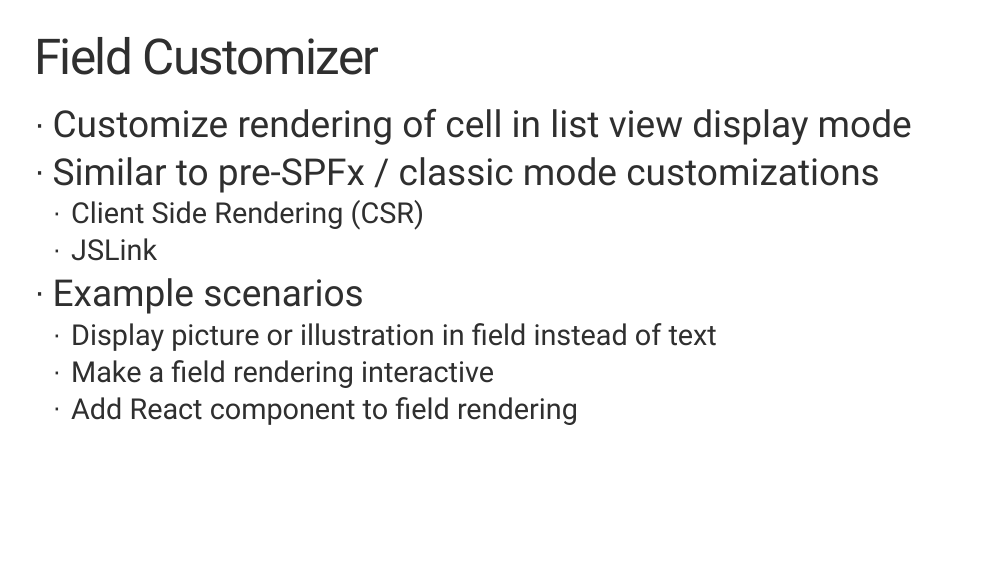
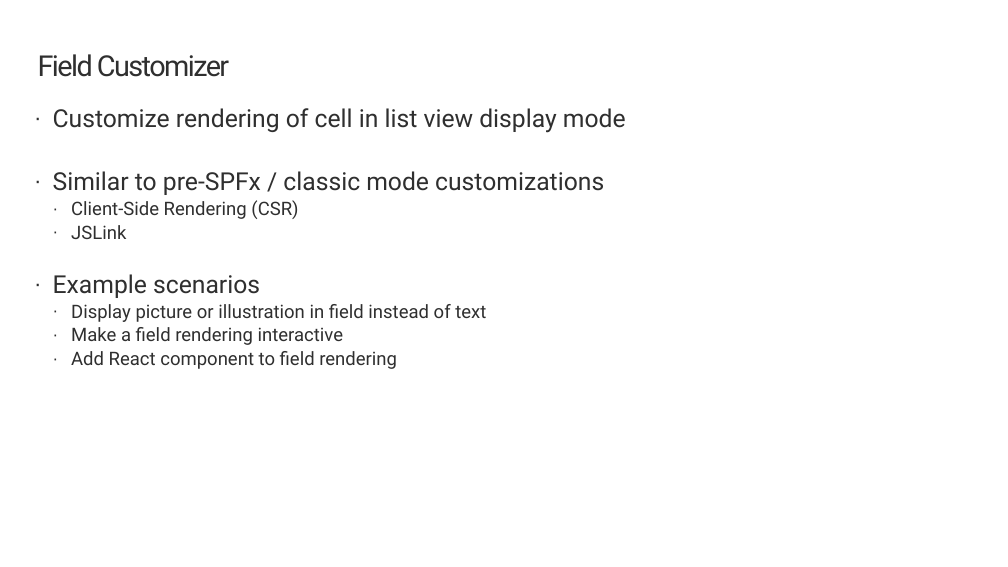
Before and after one commit to SharePoint/sp-dev-training-spfx-extensions, a slide deck: slide 3 of 02 fieldcustomizer.pptx. Drawn at 1008x567 pixels with LibreOffice and Linux fonts; fonts in the diff are those of the drawing; background and template pictures are left out. Boxes give left, top, right and bottom in pixels: in the first picture for what was removed or moved away, otherwise in the second. Text is boxed around its words. In the diff, an @@ line names an element or a change of style, - is before the commit and + after.

```diff
--- a/02 fieldcustomizer.pptx
+++ b/02 fieldcustomizer.pptx
@@ title "Field Customizer": place and size @@
-title "Field Customizer" at (34, 37, 379, 75)
+title "Field Customizer" at (38, 54, 229, 77)
@@ title "Field Customizer" at (38, 54, 229, 77): size 48 to 28 pt @@
@@ text at (53, 108, 626, 369): size 36 to 24 pt in "Customize rendering of cell in list view ...", "Similar to pre-SPFx / classic mode customizations", "Example scenarios"; size 28 to 18 pt in "JSLink", "Display picture or illustration in field instead ...", "Make a field rendering interactive", "Add React component to field rendering"; less space between paragraphs @@
@@ text at (71, 200, 298, 219): text changed; size 28 to 18 pt @@
-  · Client Side Rendering (CSR)
+  · Client-Side Rendering (CSR)
```
Also in this commit, not shown: 5 other slides changed, 2 other files.
